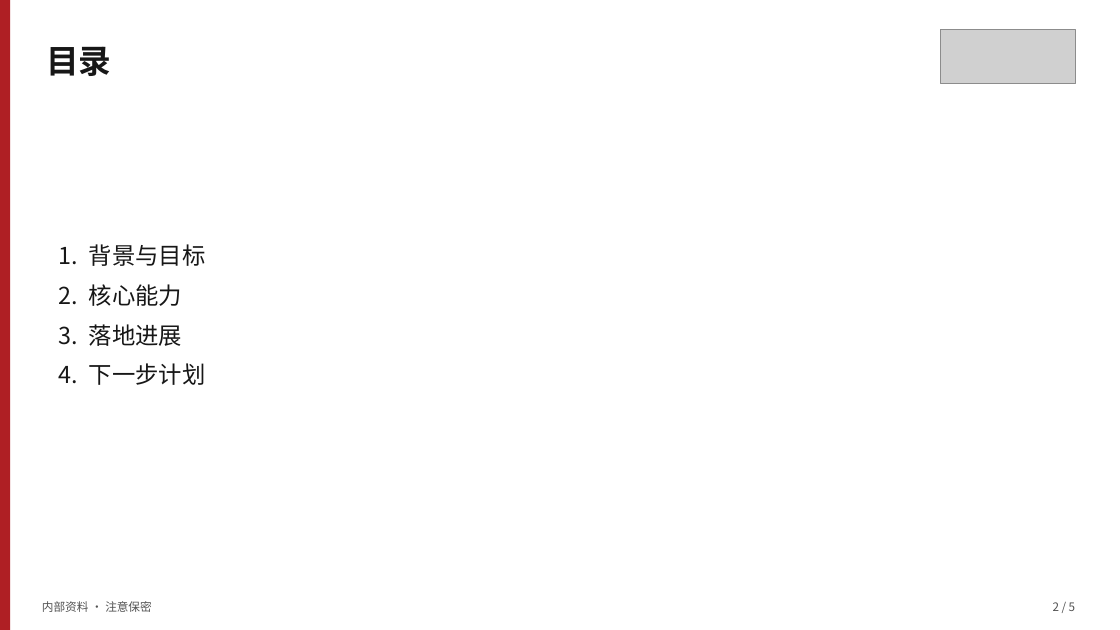
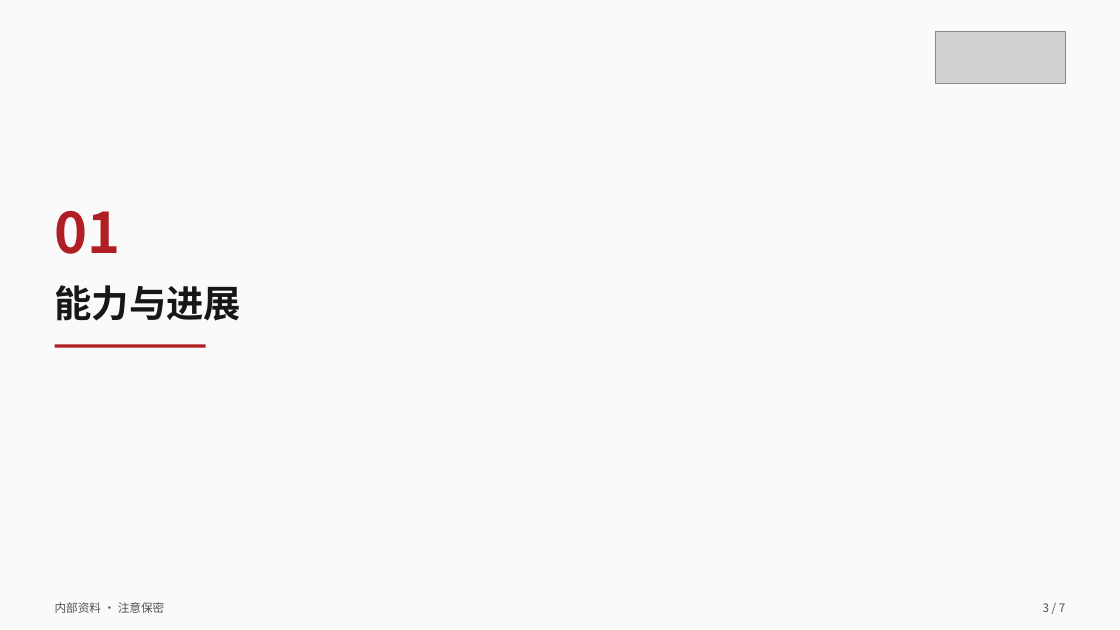
Before and after one commit to tao66175545-boop/sugon-cloud-skillui, a slide deck: slide 3 of skills/sugon-ppt-template/examples/sample-deck.pptx (slide 2 before the commit). Drawn at 1120x630 pixels with LibreOffice and Linux fonts; fonts in the diff are those of the drawing; grey boxes stand for pictures. Boxes give left, top, right and bottom in pixels: in the first picture for what was removed or moved away, otherwise in the second. Text is boxed around its words. In the diff, an @@ line names an element or a change of style, - is before the commit and + after.

```diff
--- a/skills/sugon-ppt-template/examples/sample-deck.pptx
+++ b/skills/sugon-ppt-template/examples/sample-deck.pptx
@@ rectangle removed at [0,0,10,630] @@
@@ rectangle added at [0,0,1120,630], fill #FAFAFA @@
@@ text removed at [46,46,111,76] @@
-目录
@@ picture: place and size @@
-picture at [941,29,1075,83]
+picture at [935,32,1065,84]
@@ text added at [55,211,121,254], 48 pt, text #AF1F24, bold @@
+01
@@ text removed at [59,244,206,385] @@
-1. 背景与目标
-2. 核心能力
-3. 落地进展
-4. 下一步计划
@@ text added at [55,285,242,321], 32 pt, text #171717, bold @@
+能力与进展
@@ rectangle added at [55,344,206,348], fill #AF1F24 @@
@@ text "内部资料 · 注意保密": place and size @@
-text "内部资料 · 注意保密" at [42,601,152,612]
+text "内部资料 · 注意保密" at [55,602,165,613]
@@ text added at [1043,603,1065,612], 10 pt, text #525252 @@
+3 / 7
@@ text removed at [1053,602,1075,611] @@
-2 / 5
```
Also in this commit, not shown: 6 slides added, 4 slides removed, 11 other files.
